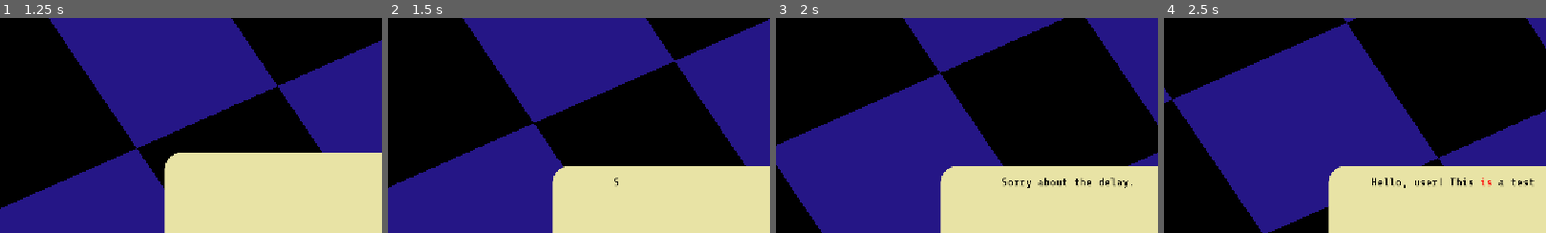
Above: before the commit, frames 1-4 (left to right).
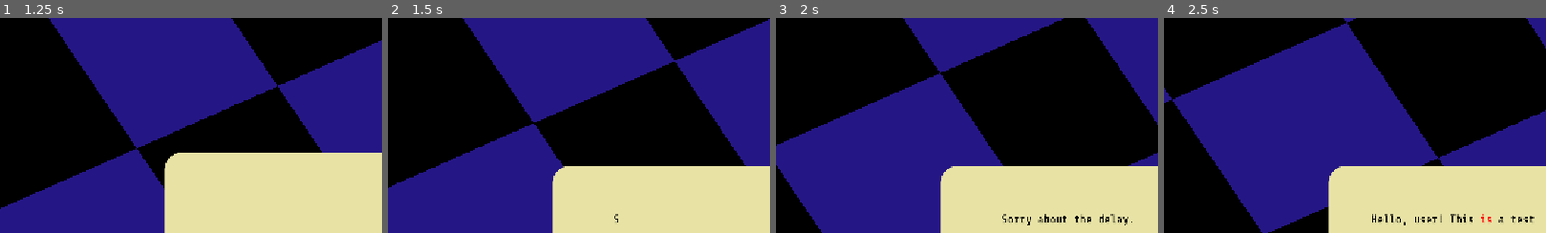
Above: after the commit, the same moments.

Repository: AlejandroCiuba/color-picker-game
Game: Godot game, scene res://scenes/levels/test.tscn
The game is run twice, just before and just after one commit, with the same random seed, the same clock (stepped at 60 frames per second) and the same inputs. The project has no main scene, so this scene is started directly.
Inputs (mouse positions are % of the whole screen's width and height, from its top left):
- Up to frame 1 (1.25 s): move the mouse to (72, 45) at 0.52 s; hold Right (ui_right) from 0.53 s (still down)
- Up to frame 2 (1.5 s): release Right (ui_right) at 1.25 s; click (54, 56) at 1.25 s
- Up to frame 3 (2 s): no input
- Up to frame 4 (2.5 s): click (54, 60) at 2 s
The pictures show only the part of the screen within x 1-51%, y 1-51%; the shares and areas given below are measured in that part.

Frame 1 is identical in both runs. In frame 2, less than 0.1% of the frame differs, in the area x 59-61%, y 74-96%; in frame 3, 0.9%; in frame 4, 1.0%, in the area x 54-97%, y 74-97%.

Commit message:
Separated dialog box from dialog display so only dialog box knows about it

Diff:
--- a/scenes/ents/dialog_display.gd
+++ b/scenes/ents/dialog_display.gd
@@ -1,11 +1,10 @@
 class_name DialogDisplay
 extends Node
 
-@export var dialog_box: DialogBox = null
-@export var next_button: BaseButton = null
+signal text_fetched(text: String)
 
-@onready var dialog_id: String = dialog_box.dialog_id
-@onready var current_line: int = 0
+var dialog_id: String = ""
+var current_line: int = 0
 
 
 func next_line() -> void:
@@ -22,13 +21,8 @@
 	for callback in dialog.callbacks:
 		callback.call()
 
-	dialog_box.write(dialog.text)
-
-
-func _on_next_button_pressed() -> void:
-	DialogManager.line(current_line)
+	text_fetched.emit(dialog.text)
 
 
 func _ready() -> void:
 	DialogManager.connect_dialog(self)
-	next_button.pressed.connect(_on_next_button_pressed)
--- a/scenes/ui/overlays/dialog_box.gd
+++ b/scenes/ui/overlays/dialog_box.gd
@@ -31,16 +31,22 @@
 	write_finished.emit()
 
 
-func _process(_delta: float) -> void:
-	if Input.is_action_just_pressed("ui_up") and finished_write:
-		write("Hello, how are you?")
+func _on_dialog_display_text_fetched(text: String) -> void:
+	write(text)
 
 
 func _on_button_pressed() -> void:
 	finished_write = true
 	write_finished.emit()
 	dialog.text = ""
+	dialog_display.next_line()
+
+
+func _process(_delta: float) -> void:
+	if Input.is_action_just_pressed("ui_up") and finished_write:
+		write("Hello, how are you?")
 
 
 func _ready() -> void:
 	dialog.text = ""
+	dialog_display.dialog_id = dialog_id
--- a/scenes/ui/overlays/dialog_box.tscn
+++ b/scenes/ui/overlays/dialog_box.tscn
@@ -55,7 +55,7 @@
 [node name="VBoxContainer" type="VBoxContainer" parent="NinePatchRect/MarginContainer/ScrollContainer" unique_id=1074378988]
 layout_mode = 2
 size_flags_horizontal = 3
-size_flags_vertical = 4
+size_flags_vertical = 3
 
 [node name="RichTextLabel" type="RichTextLabel" parent="NinePatchRect/MarginContainer/ScrollContainer/VBoxContainer" unique_id=1945987149]
 unique_name_in_owner = true
@@ -99,9 +99,8 @@
 script = ExtResource("5_u57kh")
 metadata/_custom_type_script = "uid://bdbx7ly51ouji"
 
-[node name="DialogDisplay" parent="." unique_id=537772336 node_paths=PackedStringArray("dialog_box", "next_button") instance=ExtResource("6_q4f1m")]
+[node name="DialogDisplay" parent="." unique_id=537772336 instance=ExtResource("6_q4f1m")]
 unique_name_in_owner = true
-dialog_box = NodePath("..")
-next_button = NodePath("../NinePatchRect/MarginContainer2/NextButton")
 
 [connection signal="pressed" from="NinePatchRect/MarginContainer2/NextButton" to="." method="_on_button_pressed"]
+[connection signal="text_fetched" from="DialogDisplay" to="." method="_on_dialog_display_text_fetched"]
